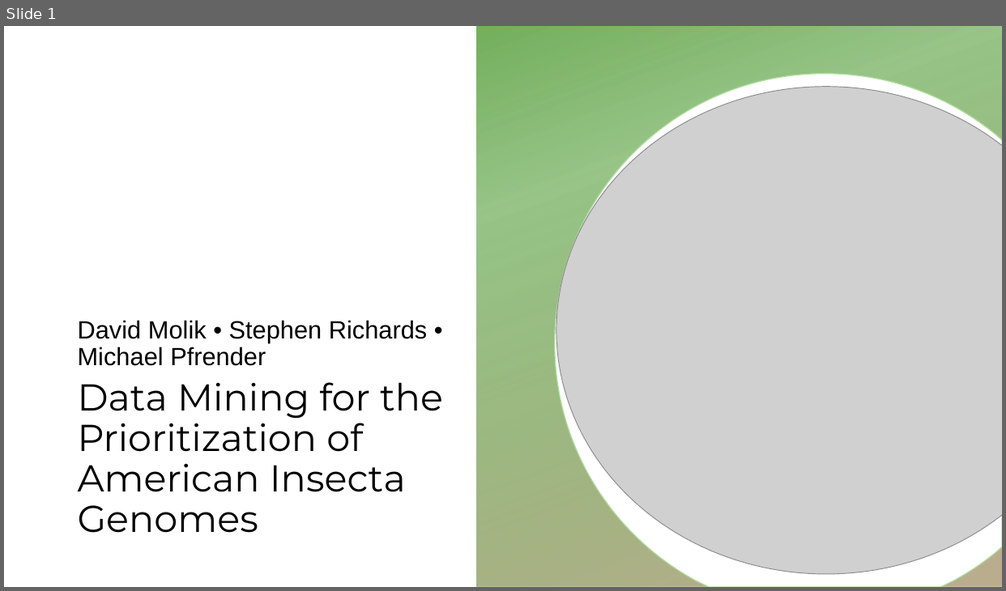
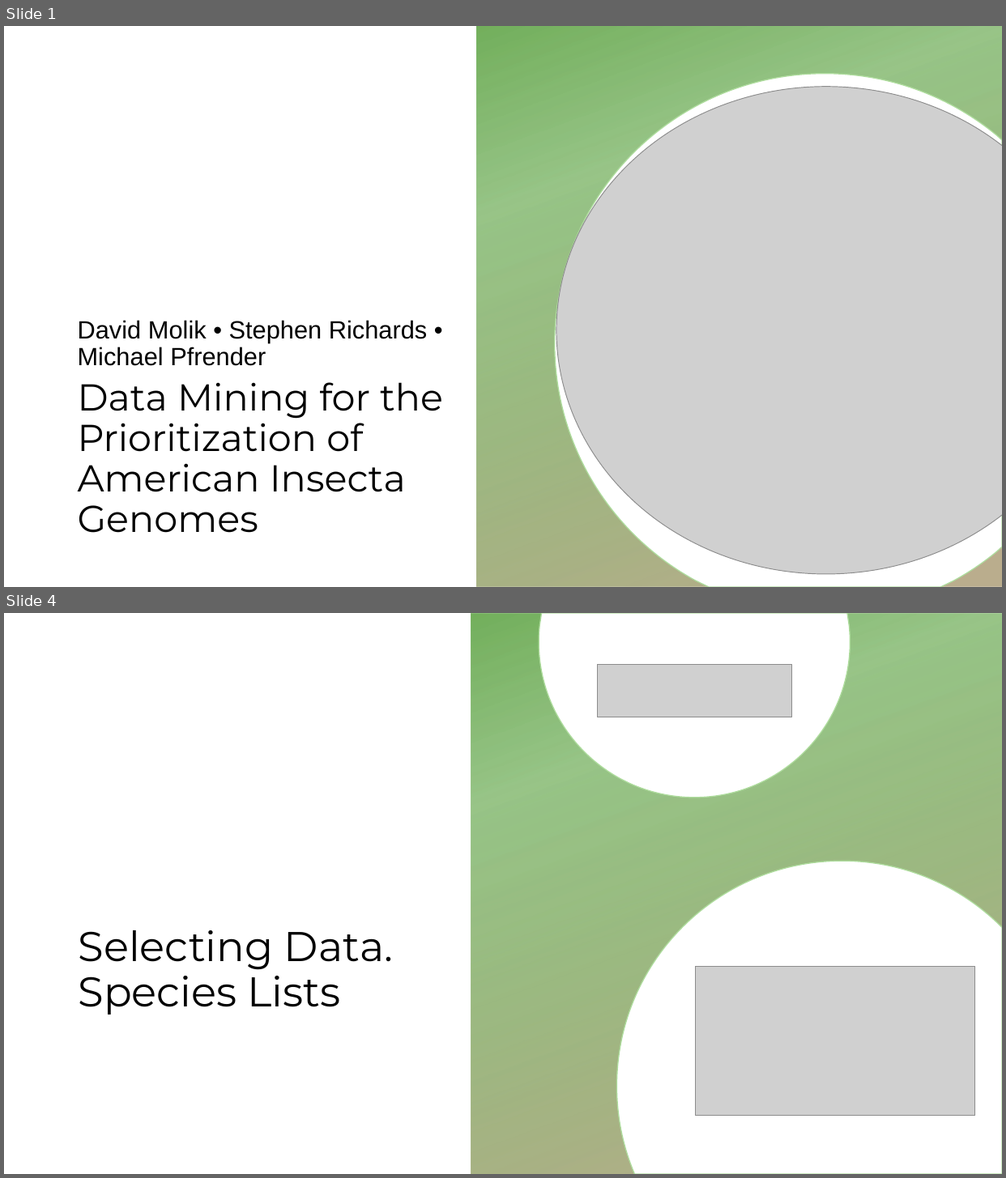
Before and after one commit to molikd/SearchPrioritize, a slide deck: Entomology_Outline.pptx. Shown one above the other, each under a label of ours: slide 1 before the commit, slides 1 and 4 after it; the slides between them are not shown. The pictures are 1006x591 and 1006x1178 pixels, drawn with LibreOffice and Linux fonts; fonts in the diff are those of the drawing; grey boxes stand for pictures; background and template pictures are left out. Boxes give left, top, right and bottom in pixels: in the first picture for what was removed or moved away, otherwise in the second. Text is boxed around its words. In the diff, an @@ line names an element or a change of style, - is before the commit and + after.

```diff
--- a/Entomology_Outline.pptx
+++ b/Entomology_Outline.pptx
@@ slide 4 added at bbox=[4, 613, 1002, 1174], background picture (left out) @@
@@ rectangle added at bbox=[471, 613, 1002, 1174], fill gradient #549E39 to #BAAD8D @@
@@ freeform shape added at bbox=[539, 613, 850, 798], fill #FFFFFF, outline #BAAD8D 1 pt @@
@@ picture added at bbox=[597, 664, 791, 717] @@
@@ freeform shape added at bbox=[617, 861, 1002, 1174], fill #FFFFFF, outline #BAAD8D 1 pt @@
@@ text added at bbox=[79, 931, 394, 1015], 40 pt, text #000000 @@
+Selecting Data. Species Lists
@@ picture added at bbox=[695, 966, 975, 1115] @@
```
Also in this commit, not shown: 4 slides changed, 14 other slides added, 15 other files.
